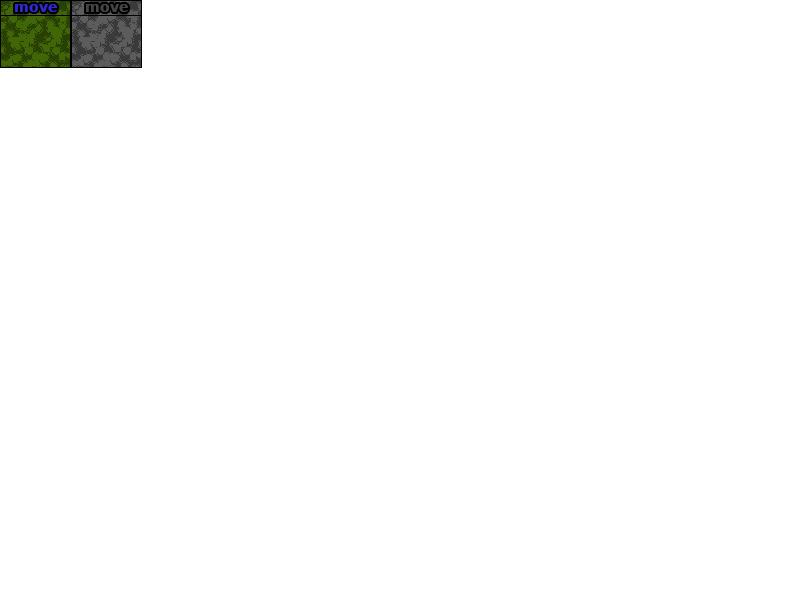
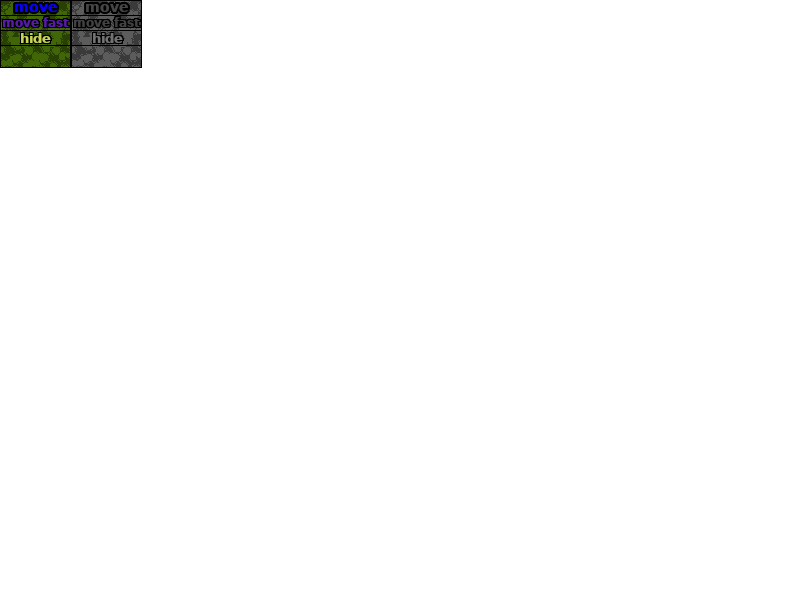
Layered file, before and after one edit (800 × 600). Changes by layer:
added layer "hide" in group "si_menu_dis" over [92, 32, 124, 44]
added layer "movefast #1" in group "si_menu_dis" over [73, 16, 141, 28]
painted on "sim_background #1" over [72, 30, 141, 46]
added layer "hide #1" in group "si_menu" over [20, 32, 52, 44]
added layer "movefast" in group "si_menu" over [2, 16, 70, 28]
painted on "move" over [1, 4, 141, 31]
painted on "sim_background" over [1, 45, 123, 46]
